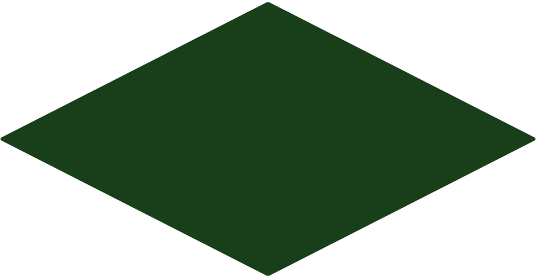
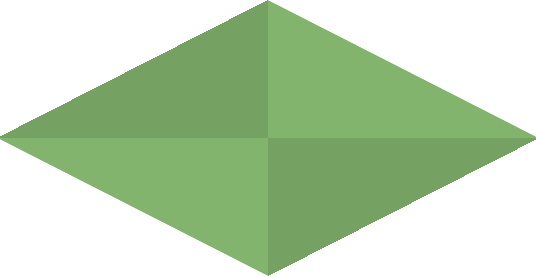
Comparing the layer stacks of the two 536 × 277 images. Changes:
painted on "Layer 1" over [268,0,536,139]
painted on "Layer 1 copy 2" over [0,0,268,139]
moved "Layer 1 copy" above "Layer 1 copy 3", painted on it over [0,138,268,277]
painted on "Layer 1 copy 3" over [268,138,536,277]
